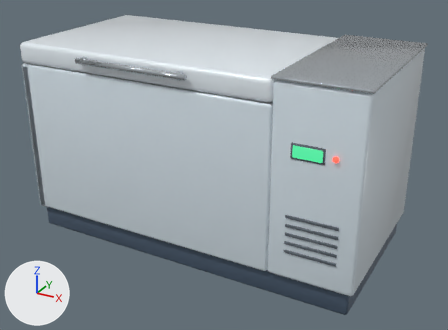
An edit to the Blender file blender/freezer.blend, drawn before and after from the same camera.
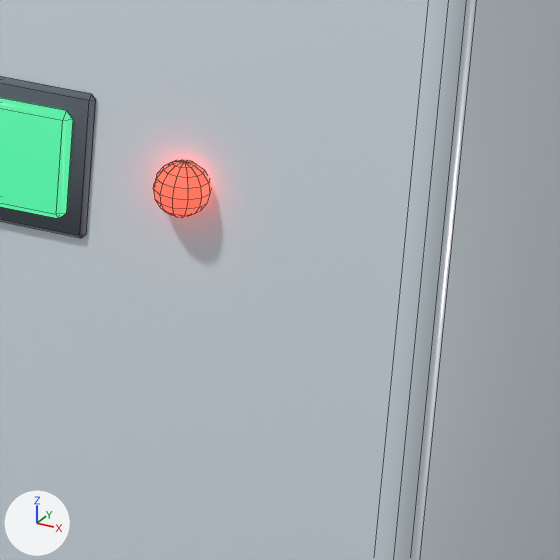
There are two pictures of each version: one whole from a 50 mm camera at (1.236, -2.206, 1.428) aimed at (0.042, -0.035, 0.343), one close up on the part from 70% to 85% of the width and 42% to 61% of the height. The lights are fixed; the arrows at lower left show +X, +Y and +Z. The first two pictures are the older version. The close-ups show mesh edges as thin lines.

The first close-up shows 'FreezerBody'.
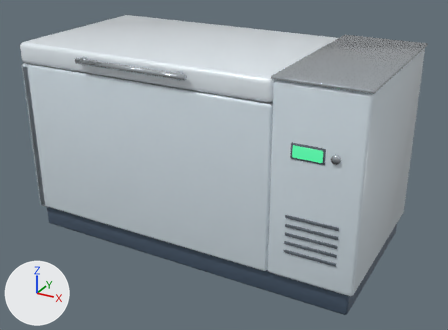
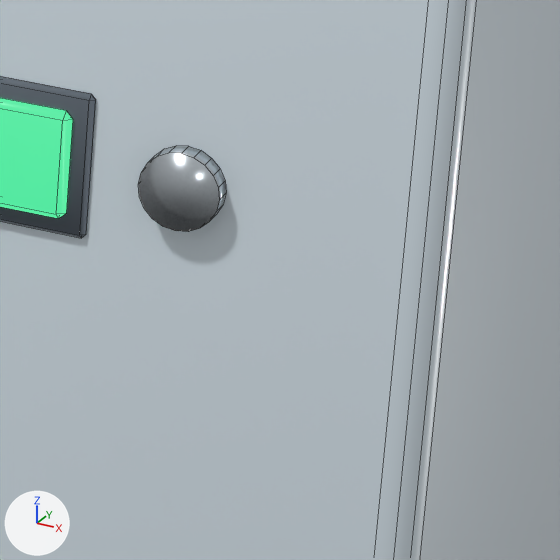
What differs and where, as boxes [x1, y1, x2, y2] in the close-ups (560 x 560 px):
part 1 of me_freezerbody, reshaped: before [153, 160, 211, 218]; after [138, 146, 226, 232]

Patch to the scene script:
```diff
--- a/blender/freezer.blend.py
+++ b/blender/freezer.blend.py
@@ me_freezerbody @@
 # used by ob_freezerbody; parent = ob_freezer; location = (0.0, 0.0, 0.0)
-me_freezerbody.from_pydata(...)  # 894 vertices, 914 faces; spans x -0.75..0.75, y -0.39..0.38, z 0.0..0.87
+me_freezerbody.from_pydata(...)  # 848 vertices, 840 faces; spans x -0.75..0.75, y -0.38..0.38, z 0.0..0.87
+# me_freezerbody part 1
+# 74 vertices are removed from x 0.64..0.66, y -0.39..-0.36, z 0.61..0.63
+# 96 faces are deleted
+# 4 vertices move within x 0.64..0.66, y -0.38..-0.37, z 0.61..0.63
+# 28 vertices are added at x 0.63..0.67, y -0.38..-0.37, z 0.6..0.64
+# 22 new faces join them, mat_fzsteel (light grey #cdd5db), smooth
 me_freezerbody.materials.append(mat_fzplinth)
@@ me_freezerbody @@
 me_freezerbody.materials.append(mat_fzlcd)
-me_freezerbody.materials.append(mat_fzlamp)  # red #ff4a3a, glowing red #ff4a3a
```
